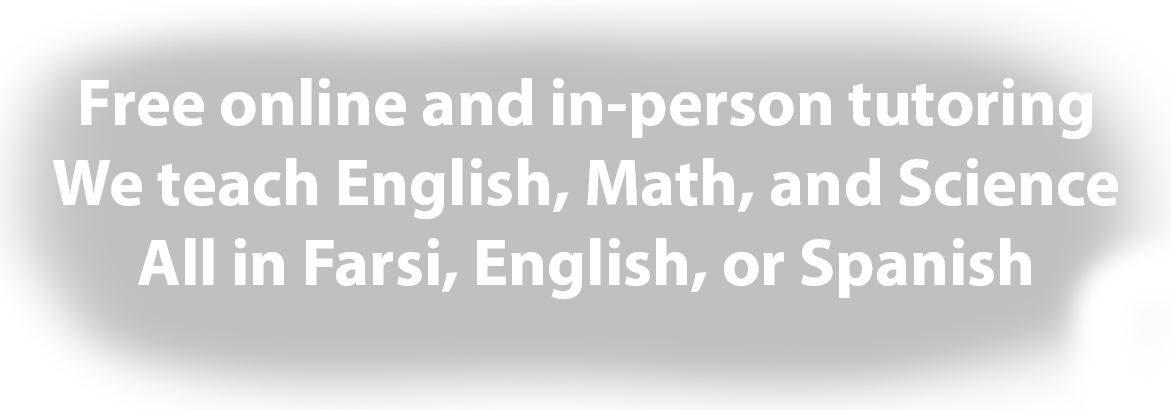
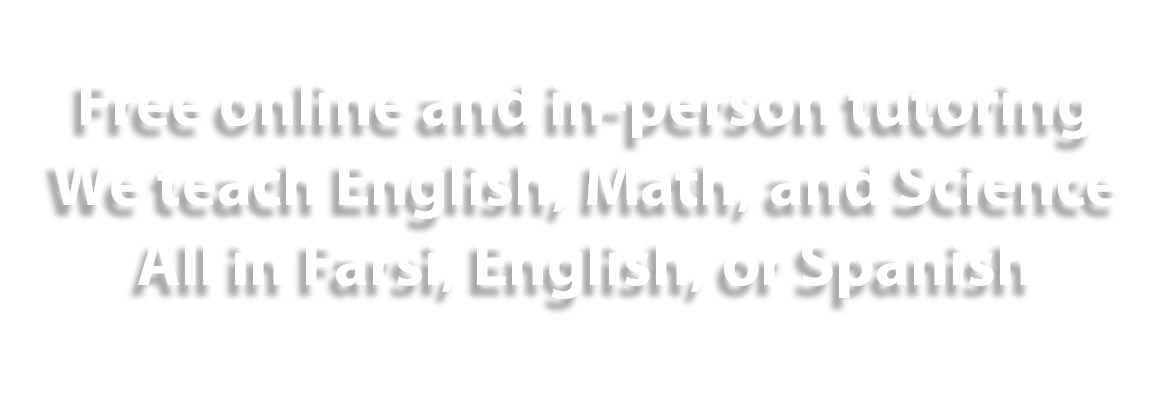
Layer changes from the first 1171x410 image to the second:
hid "Layer 2" over [0, 0, 1171, 410]
